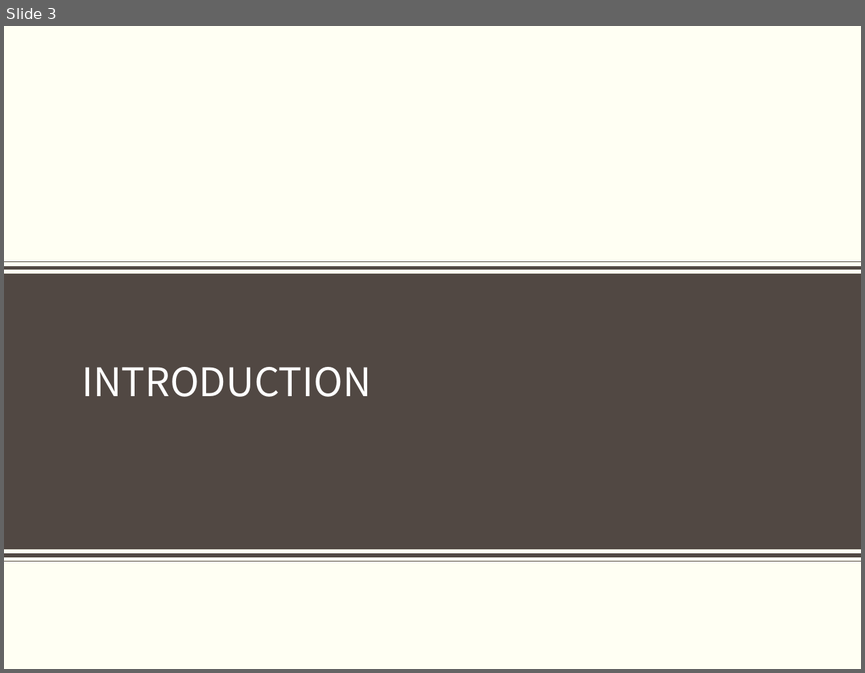
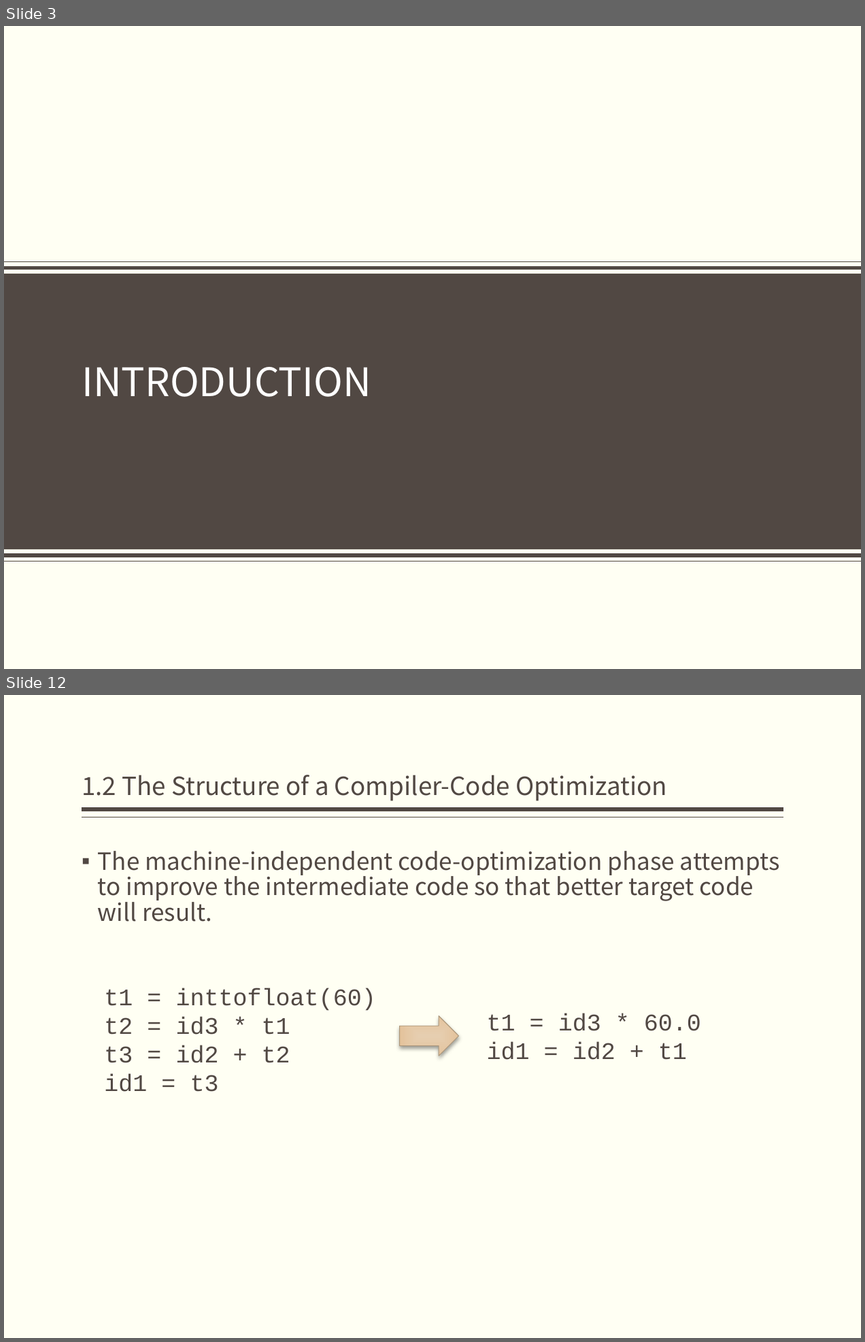
Before and after one commit to bonkboykz/jz81.github.io, a slide deck: course/compiler/LectureNotes/(Spring2017)Lecture1.pptx. Shown one above the other, each under a label of ours: slide 3 before the commit, slides 3 and 12 after it; the slides between them are not shown. The pictures are 865x673 and 865x1342 pixels, drawn with LibreOffice and Linux fonts; fonts in the diff are those of the drawing; background and template pictures are left out. Boxes give left, top, right and bottom in pixels: in the first picture for what was removed or moved away, otherwise in the second. Text is boxed around its words. In the diff, an @@ line names an element or a change of style, - is before the commit and + after.

```diff
--- a/course/compiler/LectureNotes/(Spring2017)Lecture1.pptx
+++ b/course/compiler/LectureNotes/(Spring2017)Lecture1.pptx
@@ slide 12 added at (x1=4, y1=695, x2=861, y2=1338), background #FFFFF3 @@
@@ title added at (x1=82, y1=775, x2=667, y2=801), 21 pt, text #514843 @@
+1.2 The Structure of a Compiler-Code Optimization
@@ line added from (784, 809) to (82, 809), #514843 3 pt @@
@@ line added from (784, 817) to (82, 817), #514843 1 pt @@
@@ text added at (x1=98, y1=851, x2=780, y2=921), 20 pt, text #514843 @@
+▪ The machine-independent code-optimization phase attempts to improve the intermediate code so that better target code will result.
@@ text added at (x1=104, y1=988, x2=376, y2=1091), 20 pt, text #514843 @@
+t1 = inttofloat(60)
+t2 = id3 * t1
+t3 = id2 + t2
+id1 = t3
@@ right arrow added at (x1=400, y1=1015, x2=459, y2=1055), fill gradient #E8CEAF to #E4C49D, outline #AB977A 0.5 pt @@
@@ text added at (x1=487, y1=1013, x2=701, y2=1059), 20 pt, text #514843 @@
+t1 = id3 * 60.0
+id1 = id2 + t1
```
Also in this commit, not shown: 2 slides changed, 18 other slides added.
